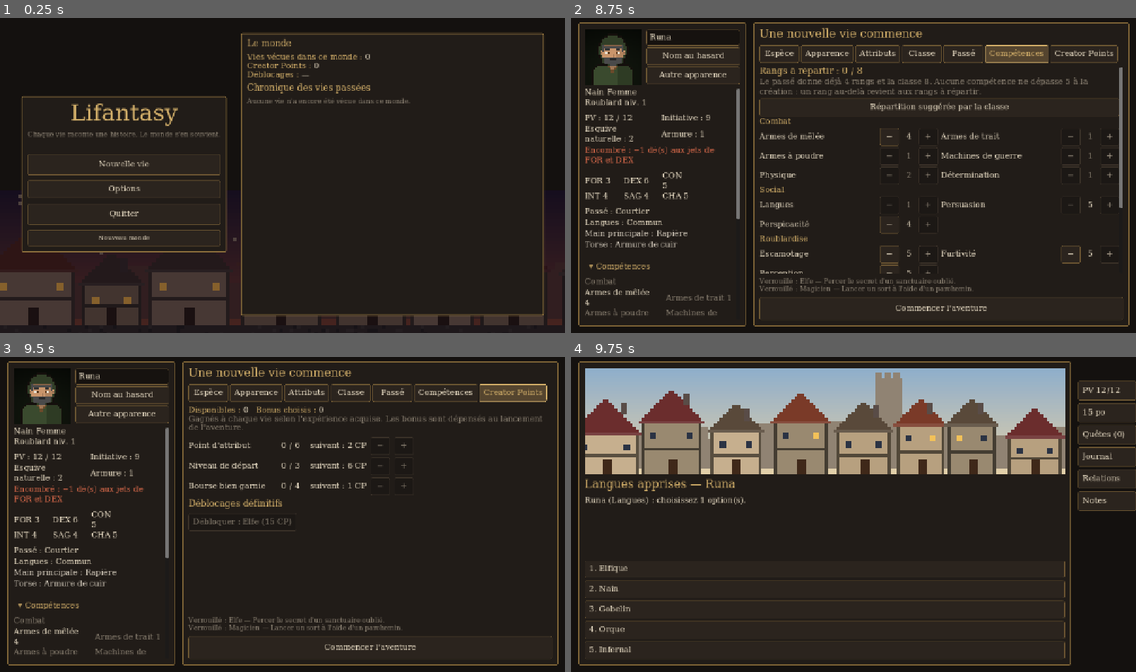
Above: before the commit, frames 1-4 (two rows, left to right).
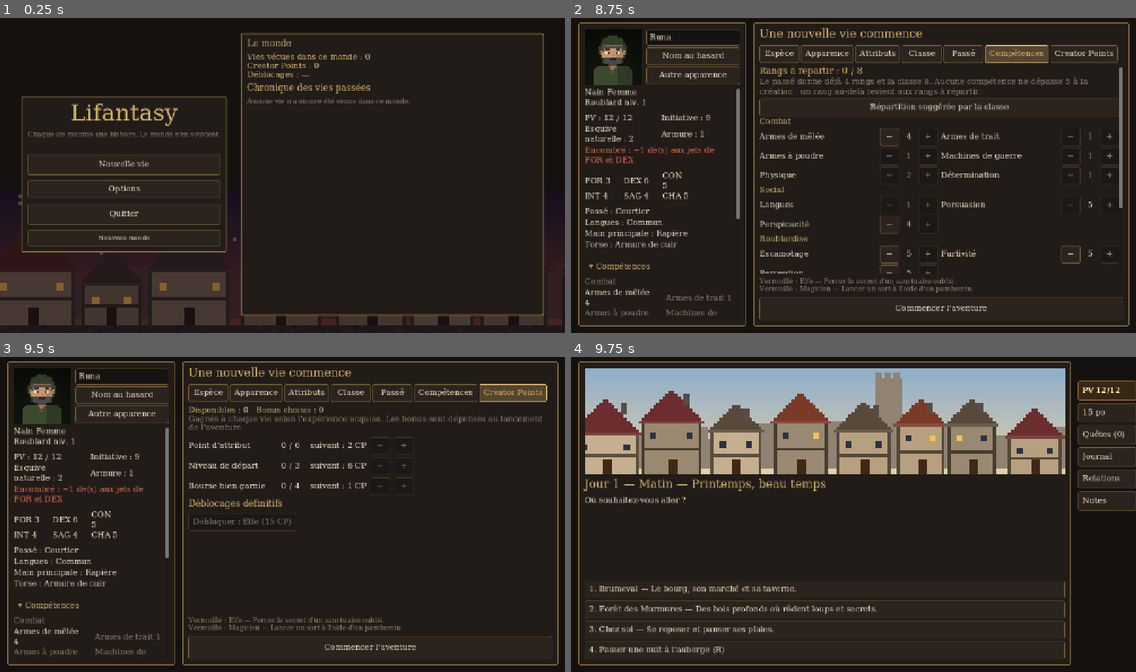
Above: after the commit, the same moments.

Repository: Zanzartiste/Smol_RPG_D10
Game: Godot game, scene res://scenes/title.tscn
Two runs of this game, one before a commit and one after it. Both use one fixed random seed, a clock stepped at 60 frames per second and the inputs below.
Inputs:
- Up to frame 1 (0.25 s): no input
- Up to frame 2 (8.75 s): click "Nouvelle vie" at 0.5 s; click "Nom au hasard" at 1.25 s; click "Autre apparence" at 2 s; click "▾ Compétences" at 2.75 s; click "▸ Compétences" at 3.5 s; click "Espèce" at 4.25 s; click "Apparence" at 5 s; click "Attributs" at 5.75 s; click "Classe" at 6.5 s; click "Passé" at 7.25 s; click "Compétences" at 8 s
- Up to frame 3 (9.5 s): click "Creator Points" at 8.75 s
- Up to frame 4 (9.75 s): click "Commencer l'aventure" at 9.5 s

Frames 1-3 are identical in both runs. In frame 4, 2.8% of the frame differs, in the area x 2-100%, y 7-95%.

Commit message:
Progression : don tous les 4 niveaux, sous-classe tous les 3, bouton Monter de niveau qui brille
Co-Authored-By: Claude Opus 5.5 <noreply@anthropic.com>

Diff:
--- a/claude_rpg/data/classes.json
+++ b/claude_rpg/data/classes.json
@@ -17,11 +17,11 @@
 					{"id": "champion", "name": "Champion", "description": "La force brute et la précision font de vous une machine de guerre.", "features": [
 						{"level": 3, "id": "improved_critical", "name": "Critique amélioré", "description": "Un succès supplémentaire de plus compte pour atteindre un critique.", "modifiers": [{"type": "critical_range", "amount": 1}]},
 						{"level": 3, "id": "remarkable_athlete", "name": "Athlète remarquable", "description": "Deux d10 à l'initiative (le meilleur compte) et un dé de plus aux tests de Physique.", "modifiers": [{"type": "initiative_advantage"}, {"type": "skill_advantage", "id": "physique"}]},
-						{"level": 7, "id": "additional_fighting_style", "name": "Style de combat supplémentaire", "description": "Vous choisissez un second style de combat.",
+						{"level": 6, "id": "additional_fighting_style", "name": "Style de combat supplémentaire", "description": "Vous choisissez un second style de combat.",
 							"choices": [{"id": "style", "name": "Style de combat", "type": "feat", "category": "fighting_style", "count": 1, "default": ["archery"]}]},
-						{"level": 10, "id": "heroic_warrior", "name": "Guerrier héroïque", "description": "Vous puisez dans votre héroïsme (pas encore de mécanique : il faudra le système d'Inspiration héroïque)."},
-						{"level": 15, "id": "superior_critical", "name": "Critique supérieur", "description": "Encore un succès supplémentaire de plus compte pour atteindre un critique.", "modifiers": [{"type": "critical_range", "amount": 1}]},
-						{"level": 18, "id": "survivor", "name": "Survivant", "description": "Au début de votre tour, si vous avez la moitié de vos PV ou moins, vous récupérez la moitié de votre CON en PV (au moins 1).", "modifiers": [{"type": "survivor"}]}
+						{"level": 9, "id": "heroic_warrior", "name": "Guerrier héroïque", "description": "Vous puisez dans votre héroïsme (pas encore de mécanique : il faudra le système d'Inspiration héroïque)."},
+						{"level": 12, "id": "superior_critical", "name": "Critique supérieur", "description": "Encore un succès supplémentaire de plus compte pour atteindre un critique.", "modifiers": [{"type": "critical_range", "amount": 1}]},
+						{"level": 15, "id": "survivor", "name": "Survivant", "description": "Au début de votre tour, si vous avez la moitié de vos PV ou moins, vous récupérez la moitié de votre CON en PV (au moins 1).", "modifiers": [{"type": "survivor"}]}
 					]}
 				]}]}
 		],
@@ -57,8 +57,8 @@
 						{"level": 3, "id": "potent_cantrip", "name": "Tour de magie puissant", "description": "Quand un de vos tours de magie rate sa cible, elle subit quand même la moitié des dégâts.", "modifiers": [{"type": "potent_cantrip"}]},
 						{"level": 3, "id": "evocation_savant", "name": "Savant de l'évocation", "description": "Vous maîtrisez les sorts d'évocation (pas encore de mécanique : le choix des sorts appris viendra plus tard)."},
 						{"level": 6, "id": "sculpt_spells", "name": "Sculpture des sorts", "description": "Vos sorts de zone épargnent vos alliés (c'est déjà le cas dans le jeu)."},
-						{"level": 10, "id": "empowered_evocation", "name": "Évocation renforcée", "description": "Vos sorts d'évocation lancent un dé de dégâts de plus.", "modifiers": [{"type": "empowered_evocation"}]},
-						{"level": 14, "id": "overchannel", "name": "Surcharge", "description": "Vous pouvez pousser un sort à son maximum (pas encore de mécanique)."}
+						{"level": 9, "id": "empowered_evocation", "name": "Évocation renforcée", "description": "Vos sorts d'évocation lancent un dé de dégâts de plus.", "modifiers": [{"type": "empowered_evocation"}]},
+						{"level": 12, "id": "overchannel", "name": "Surcharge", "description": "Vous pouvez pousser un sort à son maximum (pas encore de mécanique)."}
 					]}
 				]}]},
 			{"level": 5, "id": "cantrip_2", "name": "Tours de magie renforcés", "description": "Vos tours de magie gagnent un dé de dégâts (puis un autre aux niveaux 11 et 17)."}
@@ -83,9 +83,9 @@
 					{"id": "thief", "name": "Voleur", "description": "Cambrioleur, pickpocket et chasseur de trésors.", "features": [
 						{"level": 3, "id": "fast_hands", "name": "Mains lestes", "description": "Une fois par tour, utiliser un objet ne vous coûte pas votre action.", "modifiers": [{"type": "fast_hands"}]},
 						{"level": 3, "id": "second_story_work", "name": "Monte-en-l'air", "description": "Vous grimpez et sautez avec aisance (+1 rang en Physique).", "modifiers": [{"type": "skill_rank", "id": "physique", "amount": 1}]},
-						{"level": 9, "id": "supreme_sneak", "name": "Furtivité suprême", "description": "Un dé de plus aux tests de Furtivité.", "modifiers": [{"type": "skill_advantage", "id": "stealth"}]},
-						{"level": 13, "id": "use_magic_device", "name": "Utilisation d'objets magiques", "description": "Vous savez vous servir de n'importe quel objet magique (pas encore de mécanique)."},
-						{"level": 17, "id": "thiefs_reflexes", "name": "Réflexes de voleur", "description": "Vous agissez deux fois au premier round (pas encore de mécanique)."}
+						{"level": 6, "id": "supreme_sneak", "name": "Furtivité suprême", "description": "Un dé de plus aux tests de Furtivité.", "modifiers": [{"type": "skill_advantage", "id": "stealth"}]},
+						{"level": 9, "id": "use_magic_device", "name": "Utilisation d'objets magiques", "description": "Vous savez vous servir de n'importe quel objet magique (pas encore de mécanique)."},
+						{"level": 12, "id": "thiefs_reflexes", "name": "Réflexes de voleur", "description": "Vous agissez deux fois au premier round (pas encore de mécanique)."}
 					]}
 				]}]}
 		],
--- a/claude_rpg/data/rules.json
+++ b/claude_rpg/data/rules.json
@@ -232,7 +232,7 @@
 		"_doc": "Niveaux de classe qui donnent des points d'attribut (ability_levels) et des dons (feat_levels : à placer dans la courbe de progression).",
 		"ability_levels": [5, 10, 15, 20],
 		"ability_points": 1,
-		"feat_levels": [],
+		"feat_levels": [4, 8, 12, 16, 20],
 		"feats": 1
 	},
 	"skill_points": {
--- a/claude_rpg/scripts/model/character.gd
+++ b/claude_rpg/scripts/model/character.gd
@@ -369,12 +369,19 @@
 	return true
 
 
-## Dons que le personnage peut choisir en montant de niveau : prérequis remplis, pas encore possédés,
+## Une montée de niveau attend-elle (classe, choix, attribut, don, point de compétence) ? Le joueur la fait
+## depuis la fiche (bouton « Monter de niveau »).
+func has_level_up() -> bool:
+	return pending_class_levels > 0 or not pending_choice().is_empty() or can_increase_ability() 		or can_choose_feat() or can_spend_skill_point()
+
+
+## Dons que le personnage peut choisir en montant de niveau : prérequis remplis, pas encore possédés, pas un
+## don d'origine (ceux-là viennent du passé),
 ## et pas un style de combat (ceux-là s'obtiennent par l'aptitude Style de combat).
 func available_feats() -> Array[String]:
 	var result: Array[String] = []
 	for feat_id in Feats.ids():
-		if Feats.category_of(feat_id) != "fighting_style" and not has_feat(feat_id) and Feats.meets_prerequisites(feat_id, self):
+		if Feats.category_of(feat_id) not in ["fighting_style", "origin"] and not has_feat(feat_id) and Feats.meets_prerequisites(feat_id, self):
 			result.append(feat_id)
 	return result
 
--- a/claude_rpg/scripts/ui/main.gd
+++ b/claude_rpg/scripts/ui/main.gd
@@ -30,6 +30,8 @@
 var _carnet_button := Button.new()
 var _rest_button := Button.new()
 var _last_social_session: Dictionary = {}
+var _on_hub := false  # le hub est affiché (la montée de niveau ne se fait que là)
+var _leveling := false  # montée de niveau en cours (ses choix s'enchaînent avant le retour au hub)
 var _overlay: Control  # fenêtre ouverte par-dessus l'écran : inventaire ou boutique (null sinon)
 var _event_on_screen: Dictionary = {}  # événement dont les choix sont affichés (pour les réafficher en debug)
 var drawer := SideDrawer.new()  # tiroir latéral : personnage, inventaire, quêtes, relations, sorts
@@ -63,6 +65,7 @@
 	drawer.life = Game.life
 	drawer.inventory_requested.connect(open_inventory)
 	drawer.carnet_requested.connect(open_carnet)
+	drawer.level_up_requested.connect(_on_level_up_requested)
 	add_child(drawer)
 	_refresh_sheet()
 	_show_hub()
@@ -119,10 +122,21 @@
 
 # --- Écrans ------------------------------------------------------------------
 
+## Bouton « Monter de niveau » de la fiche : seulement depuis le hub (pas au milieu d'un événement).
+func _on_level_up_requested() -> void:
+	if not _on_hub:
+		Game.life.notices.append(tr("Vous monterez de niveau de retour en ville."))
+		return
+	drawer.close()
+	_leveling = true
+	_show_hub()
+
+
 func _show_hub() -> void:
-	# Un membre du groupe a gagné une amélioration en montant de niveau : on la lui fait choisir d'abord.
+	# Montée de niveau demandée : ses choix s'enchaînent, membre par membre, puis retour au hub.
 	Saves.save_all()
-	for member in Game.life.party():
+	_on_hub = false
+	for member in Game.life.party() if _leveling else []:
 		if member.pending_class_levels > 0:
 			_show_class_level_choice(member)
 			return
@@ -139,6 +153,8 @@
 		if member.can_spend_skill_point():
 			_show_skill_point_choice(member)
 			return
+	_leveling = false
+	drawer.refresh()
 	var life := Game.life
 	var visit := Social.initiative_event(life)  # un PNJ vient parfois vous voir
 	if not visit.is_empty():
@@ -155,6 +171,7 @@
 		var loc: Dictionary = DB.locations[loc_id]
 		_add_choice("%s — %s" % [loc["name"], loc.get("description", "")], _on_location_chosen.bind(loc_id))
 	_add_choice("%s (R)" % Game.rest_name(), _on_rest)
+	_on_hub = true
 
 func _show_event(ev: Dictionary) -> void:
 	var life := Game.life
@@ -590,6 +607,7 @@
 
 func _clear_choices() -> void:
 	_event_on_screen = {}
+	_on_hub = false
 	for child in choices_box.get_children():
 		choices_box.remove_child(child)
 		child.queue_free()
--- a/claude_rpg/scripts/ui/side_drawer.gd
+++ b/claude_rpg/scripts/ui/side_drawer.gd
@@ -9,6 +9,7 @@
 
 signal inventory_requested
 signal carnet_requested
+signal level_up_requested
 
 const PANEL_WIDTH := 440.0
 const TAB_WIDTH := 132.0
@@ -38,6 +39,7 @@
 var _outside := 0.0  # temps passé hors du tiroir
 var _skills_open := true  # section Compétences dépliée
 var _journal_filter := ""  # sorte d'entrées du journal affichée ("" : toutes)
+var _level_up_glow := false  # un membre du groupe peut monter de niveau
 var _tab_timer := 0.0  # rafraîchissement régulier des onglets
 
 
@@ -70,6 +72,9 @@
 
 
 func _process(delta: float) -> void:
+	if _level_up_glow:
+		var pulse := 0.5 + 0.5 * sin(Time.get_ticks_msec() / 250.0)
+		_tab_buttons["character"].modulate = Color.WHITE.lerp(UITheme.GOLD * 1.6, pulse)
 	_tab_timer += delta
 	if _tab_timer > 0.5 and life != null:
 		_tab_timer = 0.0
@@ -148,6 +153,10 @@
 	_tab_buttons["character"].add_theme_color_override("font_color",
 		UITheme.BAD if hero.hp <= hero.max_hp / 3.0 else UITheme.TEXT)
 	_tab_buttons["character"].tooltip_text = tr("Personnage")
+	# Une montée de niveau attend : l'onglet brille (voir _process).
+	_level_up_glow = life.party().any(func(c): return c.has_level_up())
+	if not _level_up_glow:
+		_tab_buttons["character"].modulate = Color.WHITE
 	_tab_buttons["inventory"].text = short_gold(hero.gold)
 	_tab_buttons["inventory"].tooltip_text = tr("Inventaire et équipement")
 	_tab_buttons["quests"].text = tr("Quêtes (%d)") % Quests.with_status(life, "active").size()
@@ -229,6 +238,8 @@
 
 func _build_character() -> void:
 	_member_selector()
+	if life.party().any(func(c): return c.has_level_up()):
+		_add_button(tr("★ Monter de niveau"), func(): level_up_requested.emit(), not locked)
 	var page := CharacterPage.new()
 	page.skills_open = _skills_open
 	page.skills_toggled.connect(func(open): _skills_open = open)
--- a/claude_rpg/tests/test_runner.gd
+++ b/claude_rpg/tests/test_runner.gd
@@ -299,21 +299,22 @@
 	_expect(hero.level == 2 and hero.pending_ability_points == 0 and hero.pending_feats == 0 and hero.pending_skill_points == 1, "niveau 2 : pas d'amélioration, un point de compétence")
 	hero.add_xp(2700 - 300)
 	_level_up(hero)
-	_expect(hero.level == 4 and hero.pending_feats == 0 and hero.pending_ability_points == 0, "niveau 4 : pas d'amélioration")
+	_expect(hero.level == 4 and hero.pending_feats == 1 and hero.pending_ability_points == 0, "niveau 4 : un don")
+	_expect("lucky" not in hero.available_feats() and hero.choose_feat("heavy_armor_training"), "niveau 4 : pas de don d'origine")
 	hero.add_xp(6500 - 2700)
 	_level_up(hero)
 	_expect(hero.level == 5 and hero.pending_feats == 0 and hero.pending_ability_points == 1, "niveau 5 : +1 attribut, pas de don")
 	_expect(hero.increase_ability("str") and hero.abilities["str"] == 7, "+1 FOR (6 -> 7)")
 	_expect(hero.pending_ability_points == 0 and not hero.increase_ability("dex"), "un seul point à placer")
 	hero.pending_feats = 1  # don en plus (humain, événement)
-	_expect("nimble" in hero.available_feats() and "elemental_adept" not in hero.available_feats(),
+	_expect("grappler" in hero.available_feats() and "elemental_adept" not in hero.available_feats(),
 		"dons disponibles selon les prérequis")
 	_expect(not hero.choose_feat("elemental_adept"), "impossible de choisir un don sans les prérequis")
-	_expect(hero.choose_feat("nimble") and hero.pending_feats == 0 and hero.has_feat("nimble"), "choix d'un don")
+	_expect(hero.choose_feat("grappler") and hero.pending_feats == 0 and hero.has_feat("grappler"), "choix d'un don")
 	hero.add_xp(355000)
 	_level_up(hero)
 	_expect(hero.level == Progression.max_level() and Progression.max_level() == 20, "niveau maximum 20")
-	_expect(hero.pending_feats == 0 and hero.pending_ability_points == 3, "attributs aux niveaux 10, 15 et 20")
+	_expect(hero.pending_feats == 4 and hero.pending_ability_points == 3, "attributs aux niveaux 10, 15 et 20, dons aux niveaux 8, 12, 16 et 20")
 	hero.abilities["str"] = 12
 	_expect(hero.can_raise("str"), "pas de maximum d'attribut")
 
@@ -2110,8 +2111,8 @@
 	hero.assign_class_level("fighter")
 	hero.assign_class_level("fighter")
 	hero.assign_class_level("fighter")
-	_expect(hero.class_level("fighter") == 5 and hero.pending_ability_points == 1 and hero.pending_feats == 0,
-		"amélioration au niveau 5 de Guerrier")
+	_expect(hero.class_level("fighter") == 5 and hero.pending_ability_points == 1 and hero.pending_feats == 1,
+		"amélioration au niveau 5 de Guerrier (et le don du niveau 4)")
 	var old := Character.from_dict({"species_id": "human", "class_id": "rogue", "level": 3})
 	_expect(old.class_levels == {"rogue": 3}, "anciennes sauvegardes : tous les niveaux dans la classe principale")
 
Not shown, changed: docs/modele_donnees.md
Not shown, changed: docs/systeme_de_jeu.md
